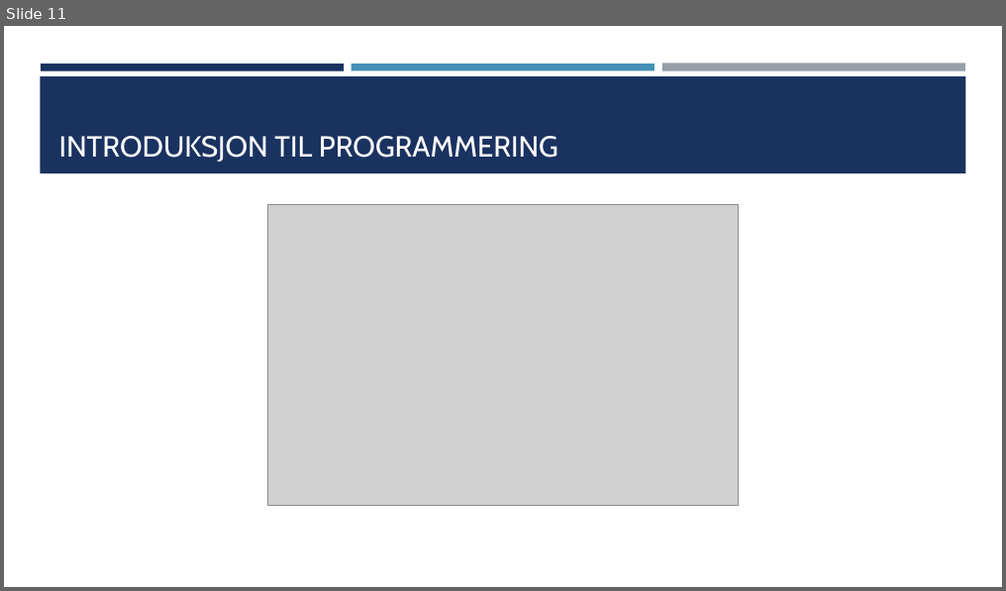
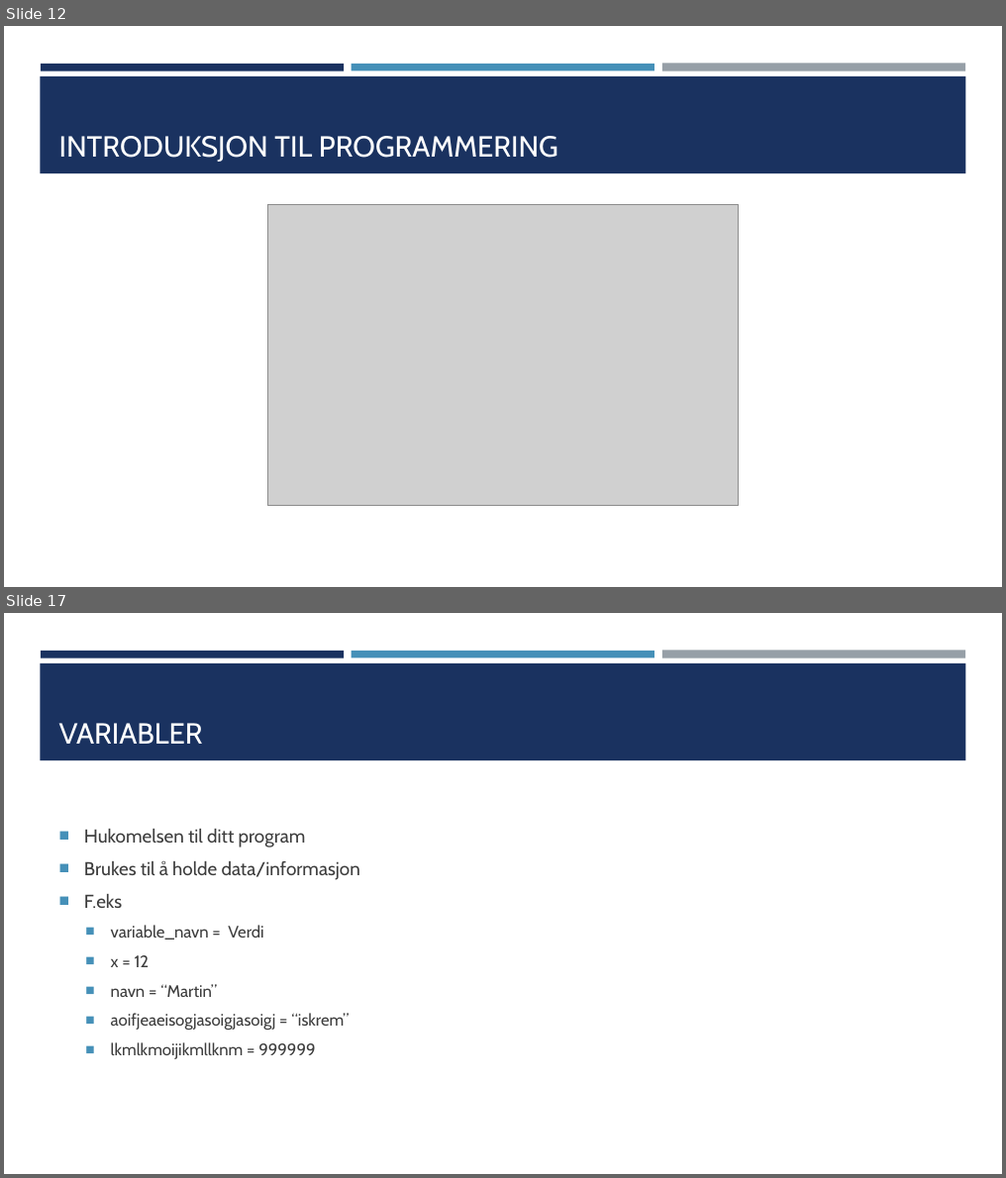
Before and after one commit to TheCodeAddiction/Learn-Python-Workshop, a slide deck: koding workshop powerpoint.pptx. Shown one above the other, each under a label of ours: slide 11 before the commit, slides 12 and 17 after it; the slides between them are not shown. The pictures are 1006x591 and 1006x1178 pixels, drawn with LibreOffice and Linux fonts; fonts in the diff are those of the drawing; grey boxes stand for pictures. Boxes give left, top, right and bottom in pixels: in the first picture for what was removed or moved away, otherwise in the second. Text is boxed around its words. In the diff, an @@ line names an element or a change of style, - is before the commit and + after.

```diff
--- a/koding workshop powerpoint.pptx
+++ b/koding workshop powerpoint.pptx
@@ slide 17 added at (4,613,1002,1174), background #FFFFFF; not listed: 4 template elements that a slide beside it also shows @@
@@ title added at (59,723,203,744), 28 pt, text #FFFFFF @@
+VARIABLER
@@ text added at (84,829,360,1059), 16 pt, text #3D3D3D @@
+■ Hukomelsen til ditt program
+■ Brukes til å holde data/informasjon
+■ F.eks
+  ■ variable_navn = Verdi
+  ■ x = 12
+  ■ navn = “Martin”
+  ■ aoifjeaeisogjasoigjasoigj = “iskrem”
+  ■ lkmlkmoijikmllknm = 999999
@@ what was slide 11 is now slide 12 @@
```
Also in this commit, not shown: 2 slides changed, 5 other slides added, 2 other files.
